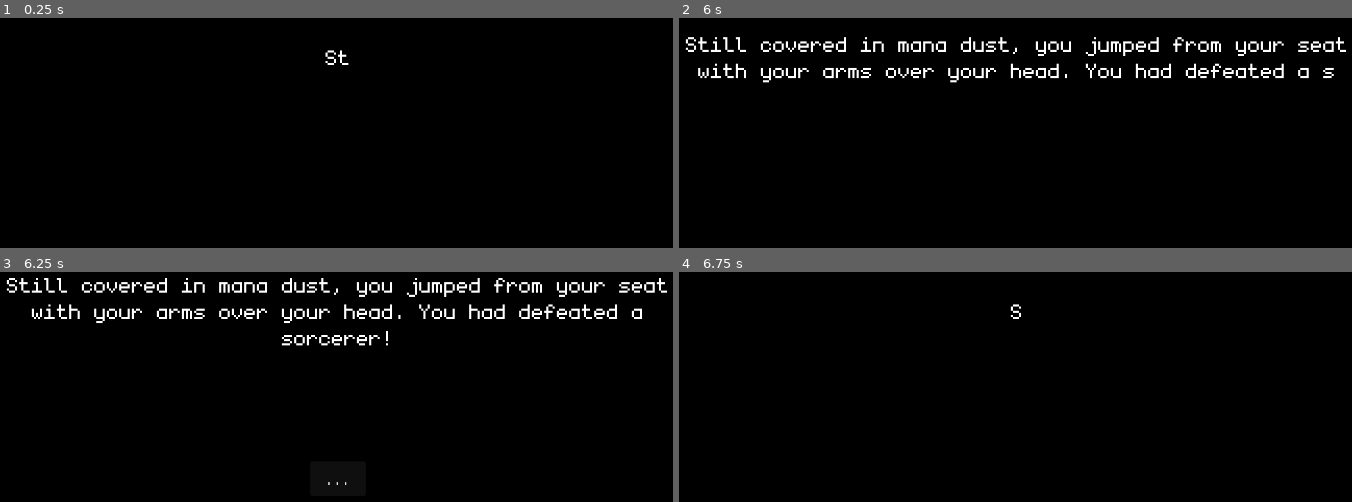
Above: before the commit, frames 1-4 (two rows, left to right).
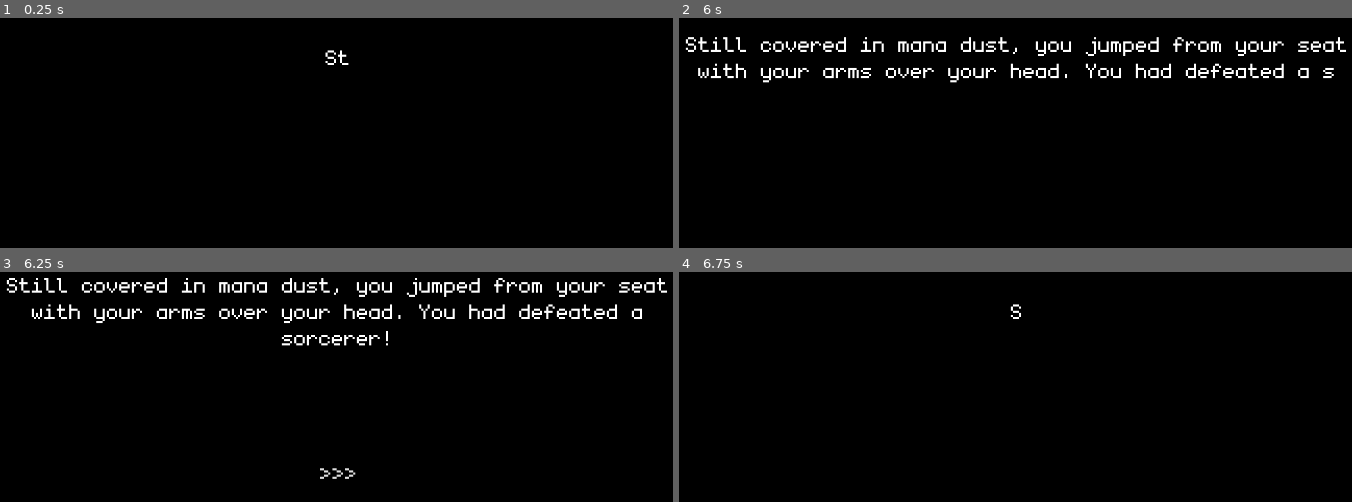
Above: after the commit, the same moments.

Repository: Juanxpeke/GD-BR2024
Game: Godot game, scene res://Core/Match/bob_match.tscn
The game is run twice, just before and just after one commit, with the same random seed, the same clock (stepped at 60 frames per second) and the same inputs. This scene is started directly instead of the project's main scene. The engine's default icon, where the game draws it, is replaced by a stand-in: a white triangle on a blue panel in a dark square. Sound files missing from this copy of the repository are replaced by a short silence.
Inputs (mouse positions are in pixels of both pictures, inside the frame that each line leads up to):
- Up to frame 1 (0.25 s): no input
- Up to frame 2 (6 s): click (outside the picture) at 0.52 s; drag from (outside the picture) to (1015, 57) at 1.27 s; drag from (705, 126) to (1015, 57) at 2.02 s; move the mouse to (outside the picture) at 2.77 s; hold Mouse wheel up (wheel_up) 2.78-3.5 s; click (outside the picture) at 2.92 s; drag from (1331, 126) to (outside the picture) at 3.52 s; drag from (1015, 57) to (800, 160) at 4.27 s; drag from (1015, 57) to (800, 160) at 5.02 s; move the mouse to (1230, 82) at 5.77 s; press the mouse at (1230, 82) at 5.78 s
- Up to frame 3 (6.25 s): no input
- Up to frame 4 (6.75 s): release the mouse at (1230, 336) at 6.5 s; click "..." (after the commit: ">>>") at 6.5 s

Frames 1-2 are identical in both runs. In frame 3, 0.1% of the frame differs, in the area x 47-53%, y 85-93%; in frame 4, nothing differs.

Commit message:
Added music stuff

Diff:
--- a/Core/GUI/Cutscene/cutscene_component.tscn
+++ b/Core/GUI/Cutscene/cutscene_component.tscn
@@ -7,6 +7,24 @@
 bg_color = Color(0, 0, 0, 1)
 
 [sub_resource type="StyleBoxEmpty" id="StyleBoxEmpty_4gia6"]
+
+[sub_resource type="StyleBoxEmpty" id="StyleBoxEmpty_11ekg"]
+content_margin_left = 24.0
+content_margin_top = 12.0
+content_margin_right = 22.0
+content_margin_bottom = 16.0
+
+[sub_resource type="StyleBoxFlat" id="StyleBoxFlat_sc63k"]
+content_margin_left = 24.0
+content_margin_top = 12.0
+content_margin_right = 22.0
+content_margin_bottom = 16.0
+bg_color = Color(0, 0, 0, 0)
+border_width_left = 1
+border_width_top = 1
+border_width_right = 1
+border_width_bottom = 1
+border_color = Color(1, 1, 1, 1)
 
 [node name="CutsceneComponent" type="CanvasLayer"]
 script = ExtResource("1_dhyly")
@@ -59,4 +77,7 @@
 grow_vertical = 0
 size_flags_horizontal = 4
 size_flags_vertical = 4
-text = "..."
+theme_override_font_sizes/font_size = 48
+theme_override_styles/normal = SubResource("StyleBoxEmpty_11ekg")
+theme_override_styles/hover = SubResource("StyleBoxFlat_sc63k")
+text = ">>>"
--- a/Core/GUI/Cutscene/cutscene_resource.gd
+++ b/Core/GUI/Cutscene/cutscene_resource.gd
@@ -2,6 +2,6 @@
 extends Resource
 
 @export_multiline var text : String
-@export var character_wait_time : float = 0.1
-@export var character_slow_wait_time : float = 0.3
+@export var character_wait_time : float = 0.05
+@export var character_slow_wait_time : float = 0.15
 @export var slowdown_threshold : int = 0
--- a/Core/GUI/HUD/hud.gd
+++ b/Core/GUI/HUD/hud.gd
@@ -1,6 +1,7 @@
 class_name HUD
 extends CanvasLayer
 
+@onready var mute_music_button := %MuteMusicButton
 @onready var player_interface := %PlayerInterface
 @onready var boss_interface := %BossInterface
 @onready var skill_card := %SkillCard
@@ -16,11 +17,19 @@
 
 	GameManager.match_setted.connect(_on_match_setted)
 
+	mute_music_button.toggled.connect(_on_mute_music_button_toggled)
+
 # Called when the game match is setted
 func _on_match_setted() -> void:
 	player_interface.set_entity(GameManager.current_player)
 	boss_interface.set_entity(GameManager.current_boss)
 
+# Called when the mute music button is toggled
+func _on_mute_music_button_toggled(toggled_on : bool) -> void:
+	if toggled_on:
+		AudioManager.stop_music()
+	else:
+		AudioManager.play_music(Match.match_music)
 
 # Public
 
--- a/Core/GUI/HUD/hud.tscn
+++ b/Core/GUI/HUD/hud.tscn
@@ -1,9 +1,11 @@
-[gd_scene load_steps=11 format=3 uid="uid://jh607gdfdrer"]
+[gd_scene load_steps=13 format=3 uid="uid://jh607gdfdrer"]
 
 [ext_resource type="Script" path="res://Core/GUI/HUD/hud.gd" id="1_qpqr3"]
 [ext_resource type="Script" path="res://Core/GUI/HUD/entity_interface.gd" id="2_ld556"]
 [ext_resource type="Texture2D" uid="uid://b42ltriordeip" path="res://Core/GUI/HUD/hud_background.png" id="2_xj4la"]
+[ext_resource type="Texture2D" uid="uid://c4mep1sgb4m3t" path="res://Core/GUI/HUD/mute_music_button_normal.png" id="3_0dbj5"]
 [ext_resource type="PackedScene" uid="uid://b7i2ovwmia6ng" path="res://Core/GUI/HUD/SkillsContainer/skills_container.tscn" id="3_6ceub"]
+[ext_resource type="Texture2D" uid="uid://bje6bmyih6k66" path="res://Core/GUI/HUD/mute_music_button_toggled.png" id="4_4ybed"]
 [ext_resource type="PackedScene" uid="uid://d3uccs432dhjc" path="res://Core/GUI/HUD/ManasContainer/manas_container.tscn" id="5_8ujv3"]
 [ext_resource type="PackedScene" uid="uid://cxuaqhfgjlku8" path="res://Core/GUI/HUD/HealthContainer/health_container.tscn" id="5_gf0k0"]
 [ext_resource type="PackedScene" uid="uid://c7fldq4w8f5sm" path="res://Core/GUI/HUD/skill_card.tscn" id="7_70hew"]
@@ -191,6 +193,27 @@
 grow_horizontal = 2
 grow_vertical = 2
 
+[node name="MuteMusicButton" type="TextureButton" parent="BossInterface"]
+unique_name_in_owner = true
+layout_mode = 1
+anchors_preset = -1
+anchor_left = 1.0
+anchor_top = 1.0
+anchor_right = 1.0
+anchor_bottom = 1.0
+offset_left = -56.0
+offset_top = -56.0
+offset_right = -24.0
+offset_bottom = -24.0
+grow_horizontal = 0
+grow_vertical = 0
+mouse_default_cursor_shape = 2
+toggle_mode = true
+texture_normal = ExtResource("3_0dbj5")
+texture_pressed = ExtResource("4_4ybed")
+ignore_texture_size = true
+stretch_mode = 5
+
 [node name="SkillCardsLayer" type="CanvasLayer" parent="."]
 
 [node name="SkillCard" parent="SkillCardsLayer" instance=ExtResource("7_70hew")]
--- a/Core/Match/bob_match.tscn
+++ b/Core/Match/bob_match.tscn
@@ -56,6 +56,7 @@
 unique_name_in_owner = true
 
 [node name="CutsceneComponent" parent="." instance=ExtResource("3_wqfcl")]
+unique_name_in_owner = true
 cutscene_resources = Array[ExtResource("4_fnsbr")]([SubResource("Resource_4mg4c"), SubResource("Resource_uik1c"), SubResource("Resource_p07jw"), SubResource("Resource_ixgdo"), SubResource("Resource_2ede4")])
 
 [node name="PanelContainer" type="PanelContainer" parent="."]
--- a/Core/Match/mary_match.tscn
+++ b/Core/Match/mary_match.tscn
@@ -55,6 +55,7 @@
 unique_name_in_owner = true
 
 [node name="CutsceneComponent" parent="." instance=ExtResource("3_0fqp1")]
+unique_name_in_owner = true
 cutscene_resources = Array[ExtResource("4_h3tn7")]([SubResource("Resource_ar2eo"), SubResource("Resource_46v5g"), SubResource("Resource_1js4p"), SubResource("Resource_s8was"), SubResource("Resource_7c7pm")])
 
 [node name="PanelContainer" type="PanelContainer" parent="."]
--- a/Core/Match/match.gd
+++ b/Core/Match/match.gd
@@ -3,6 +3,7 @@
 
 signal turn_ended
 
+static var match_music : AudioStream = load("res://Core/Match/match_music.wav")
 static var skill_swapping_sound : AudioStream = load("res://SFX/skill_swapping.wav")
 
 var turn : int = 0
@@ -10,14 +11,26 @@
 @onready var world_viewport_container : SubViewportContainer = %WorldViewportContainer
 @onready var entities : Node2D = %Entities
 @onready var hud : HUD = %HUD
+@onready var cutscene_component : CutsceneComponent = %CutsceneComponent
 
 # Private
 
 # Called when the node enters the scene tree for the first time
 func _ready() -> void:
+	cutscene_component.finished.connect(_on_cutscene_component_finished)
 	world_viewport_container.mouse_entered.connect(_on_world_viewport_container_mouse_entered)
 	world_viewport_container.mouse_exited.connect(_on_world_viewport_container_mouse_exited)
 	GameManager.set_match(self)
+
+# Called when the cutscene component finishes
+func _on_cutscene_component_finished() -> void:
+	cutscene_component.hide()
+	AudioManager.play_music(match_music)
+	AudioManager.music_stream_player.finished.connect(
+		func():
+			await get_tree().create_timer(GameManager.rng.randf_range(10.0, 60.0)).timeout
+			AudioManager.play_music(match_music)
+	)
 
 # Called when the mouse enters the world viewport container
 func _on_world_viewport_container_mouse_entered() -> void:
--- a/Core/Match/timmy_match.tscn
+++ b/Core/Match/timmy_match.tscn
@@ -50,6 +50,7 @@
 unique_name_in_owner = true
 
 [node name="CutsceneComponent" parent="." instance=ExtResource("3_qq2rj")]
+unique_name_in_owner = true
 cutscene_resources = Array[ExtResource("4_k523d")]([SubResource("Resource_6p0o8"), SubResource("Resource_1xnx6"), SubResource("Resource_1sf1i"), SubResource("Resource_sjhmx")])
 
 [node name="PanelContainer" type="PanelContainer" parent="."]
Not shown: 1 places in Core/GUI/Cutscene/cutscene_component.tscn that only renumber resources
Binary file added: Core/GUI/HUD/mute_music_button_normal.png
Binary file added: Core/GUI/HUD/mute_music_button_toggled.png
Not shown: 1 places in Core/World/BackgroundBoard/background_board.tres that only renumber resources
Not shown, added: Core/Match/match_music.wav
